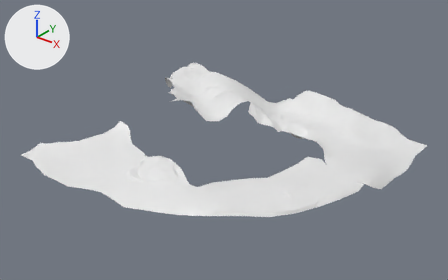
Renders of the FBX model Assets/_Assets/Models/Terrain_Main_Reduc2_3.fbx from each side of a commit.
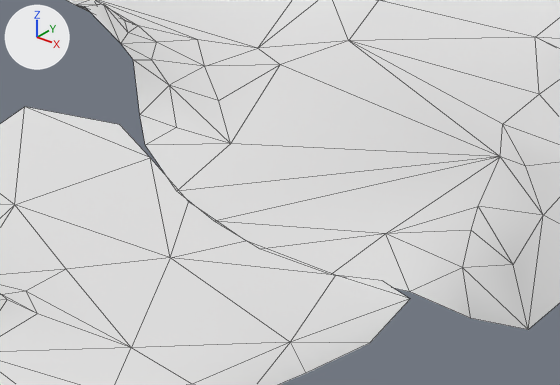
Each version appears first whole from a camera (50 mm lens) standing at (408.9, -755.0, 303.9) and looking at (25.1, -275.2, 6.4), and next in a close-up on the part from 68% to 86% of the width and 50% to 71% of the height. Arrows for +X, +Y and +Z are at upper left; the lights stay in place. The older version's two pictures come first. The close-ups show mesh edges as thin lines. Where no turn or scale is listed for an object, it has been applied to the vertices.

The scene before the commit, as lines of its bpy script (objects in view):
```python
me_terrain1_001 = bpy.data.meshes.new('Terrain1.001')
me_terrain1_001.from_pydata(...)  # 227 vertices, 384 faces; spans x -175.0..162.0, y -150.0..39.0, z -15.0..13.0
me_terrain1_005 = bpy.data.meshes.new('Terrain1.005')
me_terrain1_005.from_pydata(...)  # 616 vertices, 1035 faces; spans x -176.0..175.0, y 13.0..152.0, z -15.0..23.0
# before: 13 (161.0, 25.0, -4.0) at pixel (409, 291), 19 (151.0, 20.0, -3.0) at pixel (330, 274), 28 (139.0, 21.0, -3.0) at pixel (260, 249), 31 (129.0, 24.0, -3.0) at pixel (214, 221), 39 (120.0, 29.0, -3.0) at pixel (176, 191)
# before: 50 (109.0, 38.0, -3.0) at pixel (145, 145)
ob_terrainmain_reducinterior = bpy.data.objects.new('terrainMain_ReducInterior', me_terrain1_005)
ob_terrainmain_reducinterior.location = (23.0, -278.2, 2.3)
ob_terrainmain_reducshore = bpy.data.objects.new('terrainMain_ReducShore', me_terrain1_001)
ob_terrainmain_reducshore.location = (23.0, -278.2, 2.3)
```
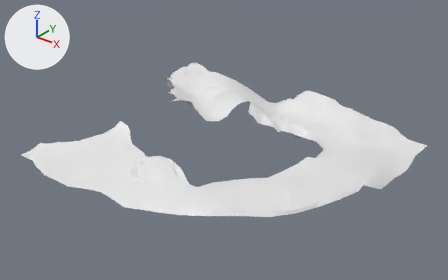
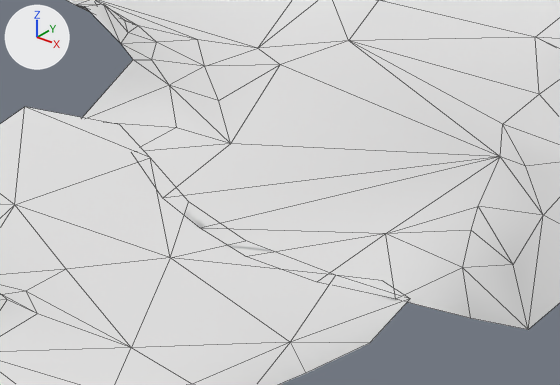
Patch to the scene script:
```diff
--- a/Assets/_Assets/Models/Terrain_Main_Reduc2_3.fbx.py
+++ b/Assets/_Assets/Models/Terrain_Main_Reduc2_3.fbx.py
@@ me_terrain1_005 @@
 me_terrain1_005.from_pydata(...)  # 616 vertices, 1035 faces; spans x -176.0..175.0, y 13.0..152.0, z -15.0..23.0
 # used by ob_terrainmain_reducinterior; location = (23.0, -278.2, 2.3)
-me_terrain1_005.vertices[56].co = (105.0, 43.0, -1.0)  # pixel (139, 114)
+# me_terrain1_005 part 1
+for i in [13, 19, 28, 31, 39, 50]: me_terrain1_005.vertices[i].co += Vector((-1.0, -3.0, 0.0))
+me_terrain1_005.vertices[56].co = (99.0, 35.0, -1.0)
```

Pixel boxes [x1, y1, x2, y2] of what changed, in the close-ups (560 x 385 px; the box of a moved part takes in the faces that stretch with it):
part 1 of me_terrain1_005, moved or reshaped
    before: [133, 60, 499, 318]
    after: [83, 60, 499, 318]
